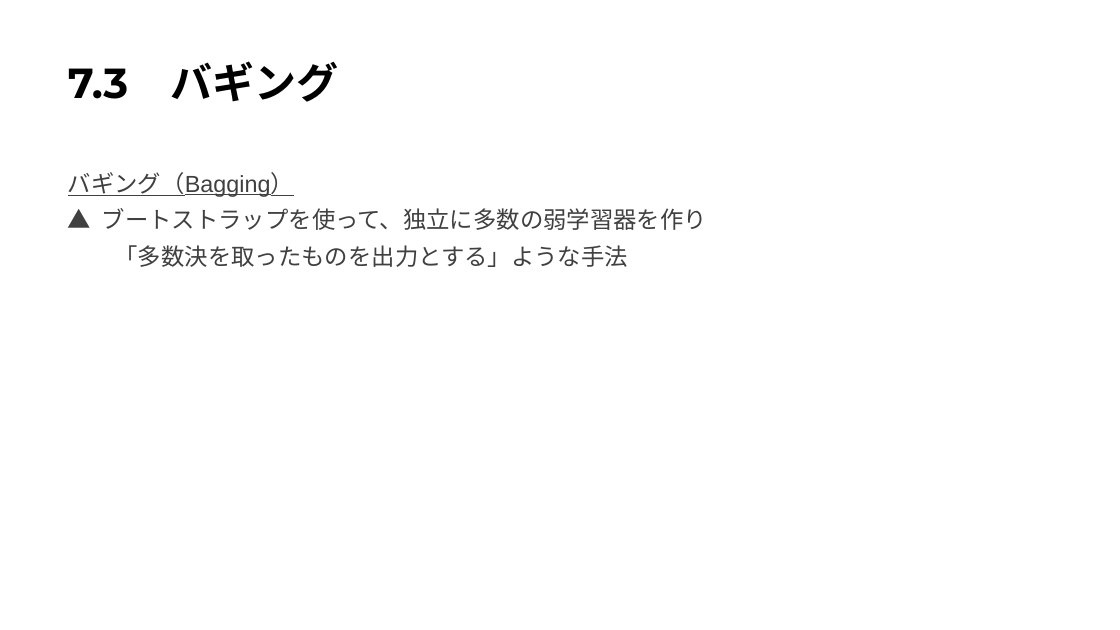
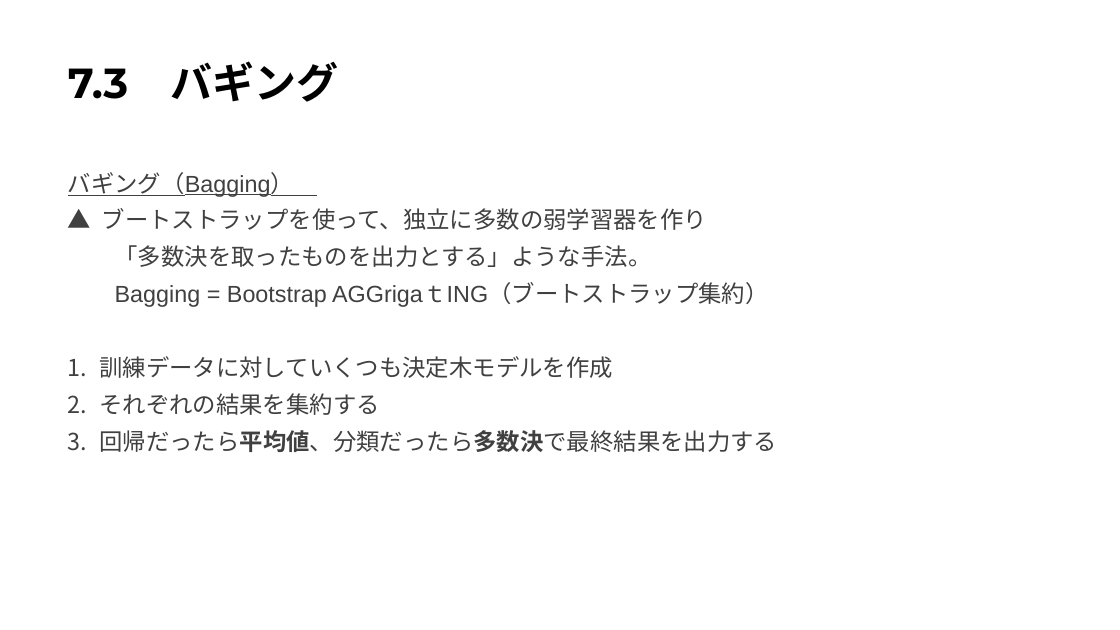
Before and after one commit to Harrry1206/-Graduation-research2, a slide deck: slide 30 of 第7章決定木.pptx (slide 22 before the commit). Drawn at 1120x630 pixels with LibreOffice and Linux fonts; fonts in the diff are those of the drawing. Boxes give left, top, right and bottom in pixels: in the first picture for what was removed or moved away, otherwise in the second. Text is boxed around its words. In the diff, an @@ line names an element or a change of style, - is before the commit and + after.

```diff
--- a/第7章決定木.pptx
+++ b/第7章決定木.pptx
@@ text at bbox=[99, 245, 777, 452]: text changed @@
-「多数決を取ったものを出力とする」ような手法
+「多数決を取ったものを出力とする」ような手法。
+Bagging = Bootstrap AGGrigaｔING（ブートストラップ集約）
+1. 訓練データに対していくつも決定木モデルを作成
+2. それぞれの結果を集約する
+3. 回帰だったら平均値、分類だったら多数決で最終結果を出力する
```
Also in this commit, not shown: 8 other slides changed, 14 slides added, 1 slide removed.
